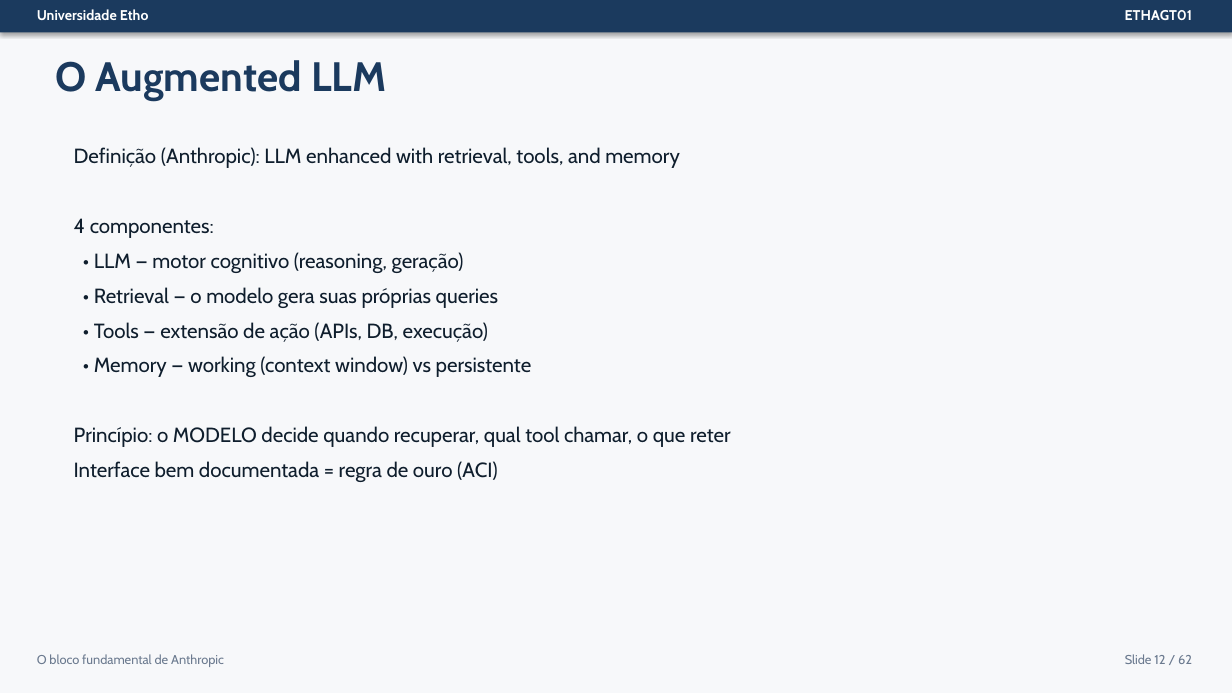
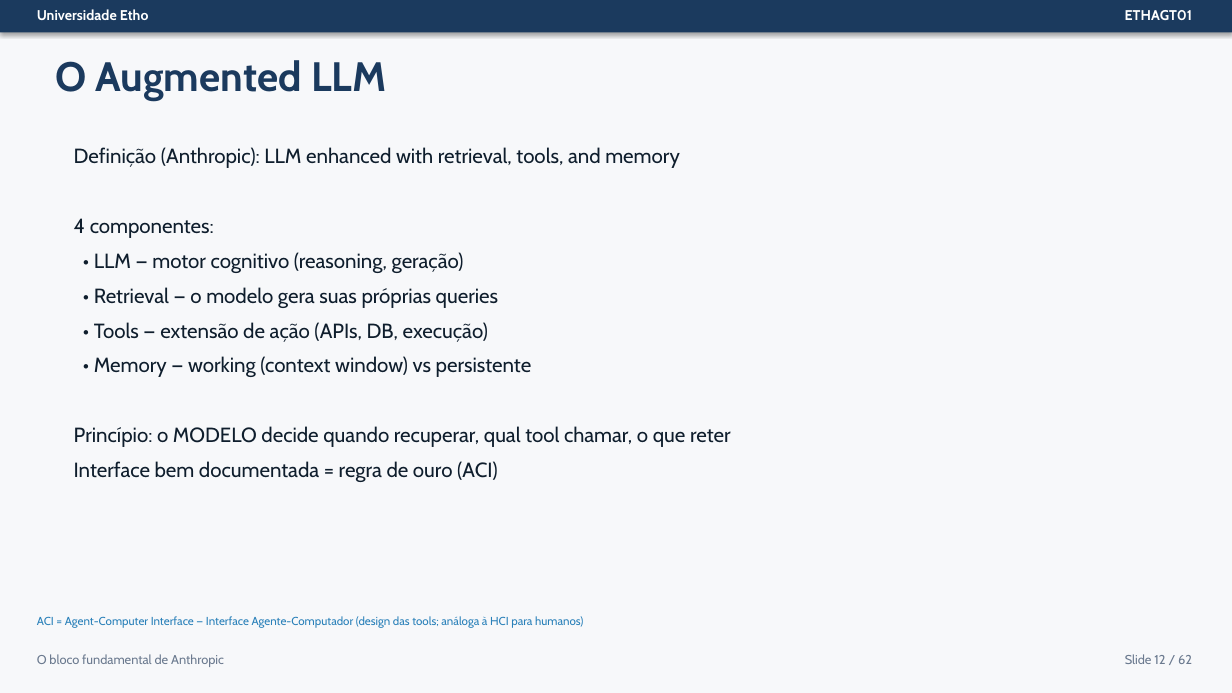
Before and after one commit to Etho-University/especializacao-programacao-agentica, a slide deck: slide 12 of 03-Slides/ETHAGT01/ETHAGT01-Apresentacao.pptx. Drawn at 1232x693 pixels with LibreOffice and Linux fonts; fonts in the diff are those of the drawing. Boxes give left, top, right and bottom in pixels: in the first picture for what was removed or moved away, otherwise in the second. Text is boxed around its words. In the diff, an @@ line names an element or a change of style, - is before the commit and + after.

Commit message:
feat: adiciona definicoes de acronimos no rodape dos slides (ETHAGT01-16)
Para cada apresentacao ETHAGT01 a ETHAGT16:
- Modificado gerar_pptx.py: add_footer e funcoes de slide aceitam parametro acronyms
- Definicoes de acronimos especificos do dominio agentic AI/LLM no rodape
- Apenas na primeira aparicao de cada acronimo na apresentacao
- Markdown slides-detalhados atualizados com campo Rodape
- Todos os PPTX regenerados (~1000 slides totais, ~110 acronimos definidos)

```diff
--- a/03-Slides/ETHAGT01/ETHAGT01-Apresentacao.pptx
+++ b/03-Slides/ETHAGT01/ETHAGT01-Apresentacao.pptx
@@ text added at (37, 616, 583, 628), 9 pt, text #2980B9 @@
+ACI = Agent-Computer Interface — Interface Agente-Computador (design das tools; análoga à HCI para humanos)
```
Also in this commit, not shown: 8 other slides changed, 57 other files.
